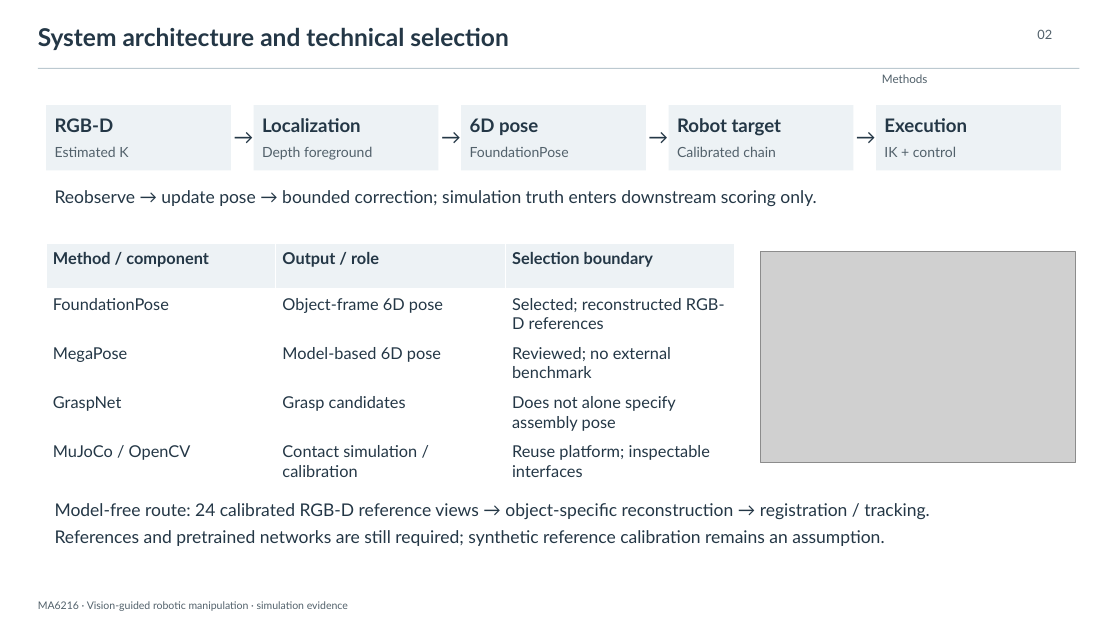
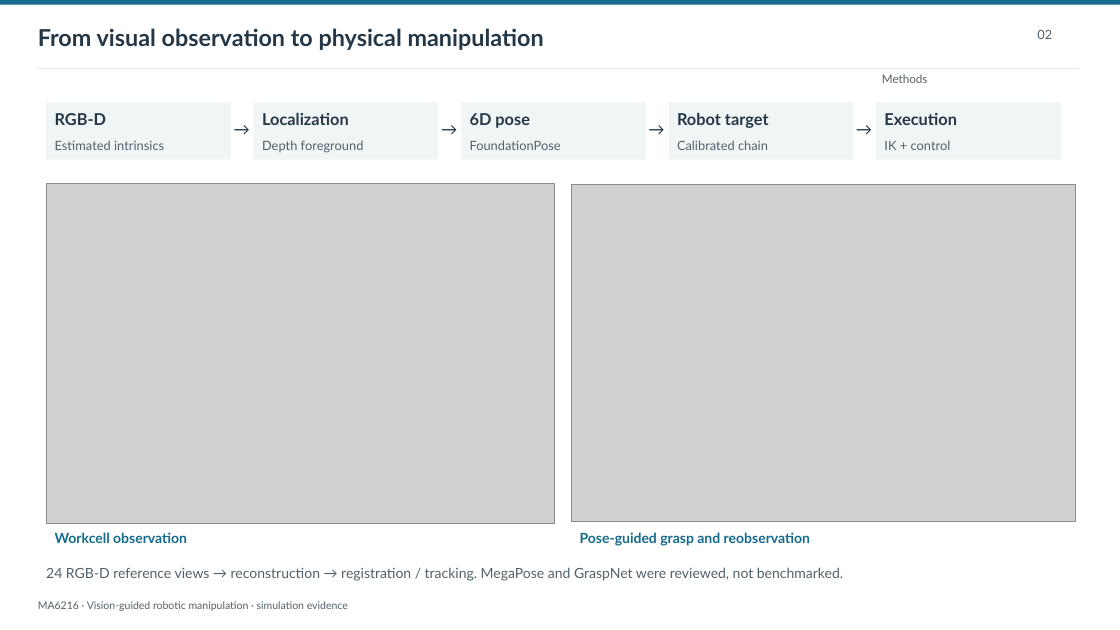
Before and after one commit to LewisLYU-HW/ma6216-ur5e-vision-pick-place, a slide deck: slide 2 of docs/presentation/vision_guided_manipulation.pptx. Drawn at 1120x630 pixels with LibreOffice and Linux fonts; fonts in the diff are those of the drawing; grey boxes stand for pictures. Boxes give left, top, right and bottom in pixels: in the first picture for what was removed or moved away, otherwise in the second. Text is boxed around its words. In the diff, an @@ line names an element or a change of style, - is before the commit and + after.

Commit message:
Rebalance academic slides around simulation imagery and compact annotations

```diff
--- a/docs/presentation/vision_guided_manipulation.pptx
+++ b/docs/presentation/vision_guided_manipulation.pptx
@@ rectangle added at [0,0,1120,5], fill #146B8C @@
@@ text at [38,28,544,50]: text changed; size 21 to 20 pt @@
-System architecture and technical selection
+From visual observation to physical manipulation
@@ rectangle at [38,68,1080,69]: fill #BCC9D0 to #DBE3E7 @@
@@ rectangle: place and size @@
-rectangle at [46,105,231,171]
+rectangle at [46,103,231,160]
@@ rectangle: place and size @@
-rectangle at [254,105,439,171]
+rectangle at [254,103,439,160]
@@ rectangle: place and size @@
-rectangle at [461,105,646,171]
+rectangle at [461,103,646,160]
@@ rectangle: place and size @@
-rectangle at [669,105,854,171]
+rectangle at [669,103,854,160]
@@ size 17 to 14 pt in 4 elements at [234,119,255,145], [441,119,462,145], [649,119,670,145], [856,119,877,145] @@
@@ fill #EDF2F5 to #F0F5F6 in 5 elements at [46,103,231,160], [254,103,439,160], [461,103,646,160], [669,103,854,160], [876,103,1061,160] @@
@@ rectangle: place and size @@
-rectangle at [876,105,1061,171]
+rectangle at [876,103,1061,160]
@@ size 16 to 14 pt in 5 elements at [55,113,107,125], [262,113,349,125], [470,113,530,128], [677,113,769,128], [884,113,957,125] @@
@@ text at [55,140,164,150]: text changed; size 12 to 11 pt @@
-Estimated K
+Estimated intrinsics
@@ size 12 to 11 pt in 4 elements at [262,140,364,153], [470,140,561,150], [677,140,768,150], [884,140,951,150] @@
@@ picture added at [46,183,555,523] @@
@@ text removed at [55,190,816,206] @@
-Reobserve → update pose → bounded correction; simulation truth enters downstream scoring only.
@@ picture: place and size @@
-picture at [760,252,1075,463]
+picture at [571,185,1075,522]
@@ table removed at [46,244,734,481], 5 rows, 3 columns @@
-Method / component | Output / role | Selection boundary
-FoundationPose | Object-frame 6D pose | Selected; reconstructed RGB-D references
-MegaPose | Model-based 6D pose | Reviewed; no external benchmark
-GraspNet | Grasp candidates | Does not alone specify assembly pose
-MuJoCo / OpenCV | Contact simulation / calibration | Reuse platform; inspectable interfaces
@@ text added at [55,532,187,543], 12 pt, text #146B8C, bold @@
+Workcell observation
@@ text added at [580,532,810,546], 12 pt, text #146B8C, bold @@
+Pose-guided grasp and reobservation
@@ text at [46,567,843,581]: text changed; size 15 to 12 pt; text colour #243746 to #52616B @@
-Model-free route: 24 calibrated RGB-D reference views → object-specific reconstruction → registration / tracking.
-References and pretrained networks are still required; synthetic reference calibration remains an assumption.
+24 RGB-D reference views → reconstruction → registration / tracking. MegaPose and GraspNet were reviewed, not benchmarked.
```
Also in this commit, not shown: 18 other slides changed, 10 other files.
